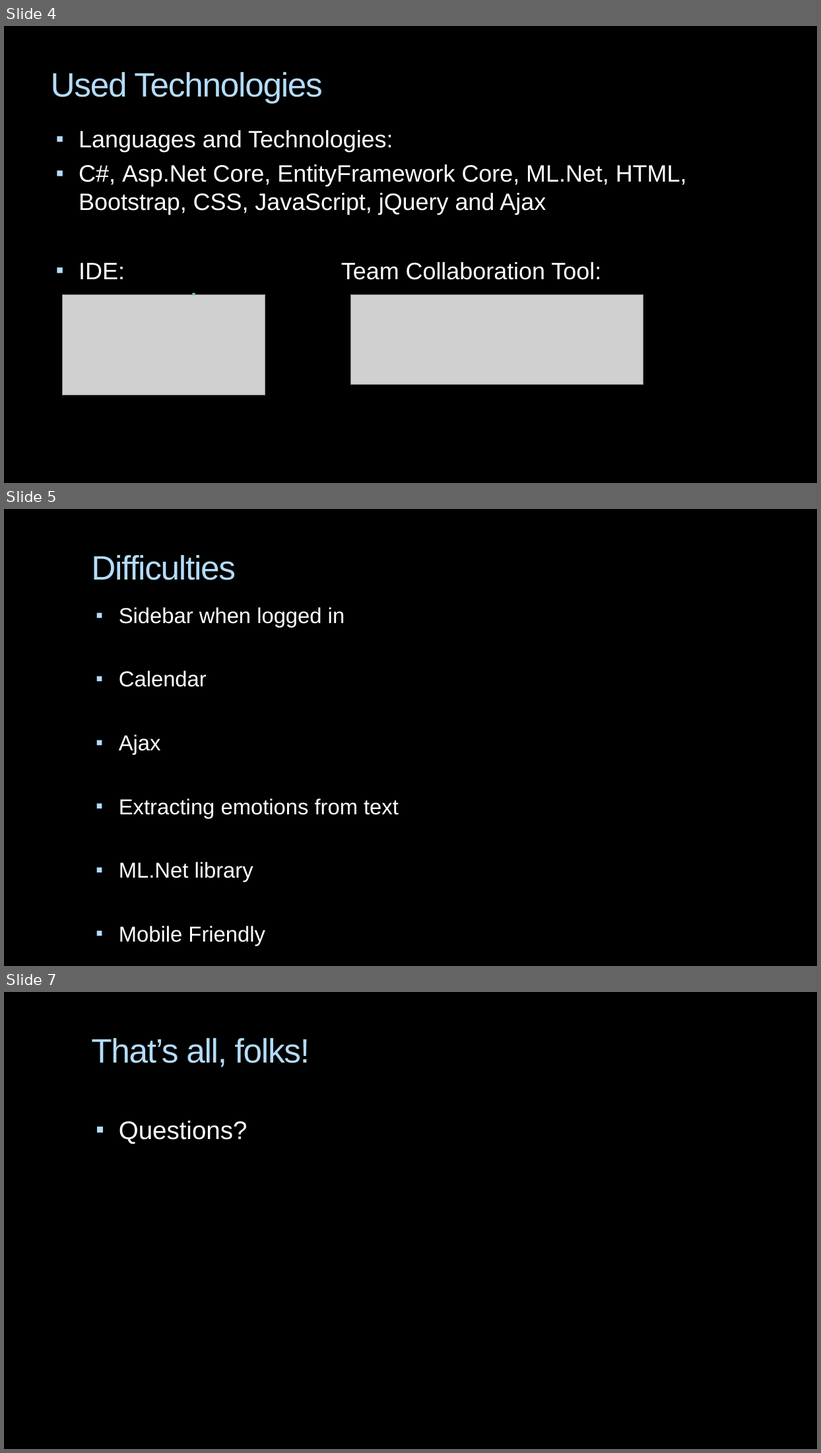
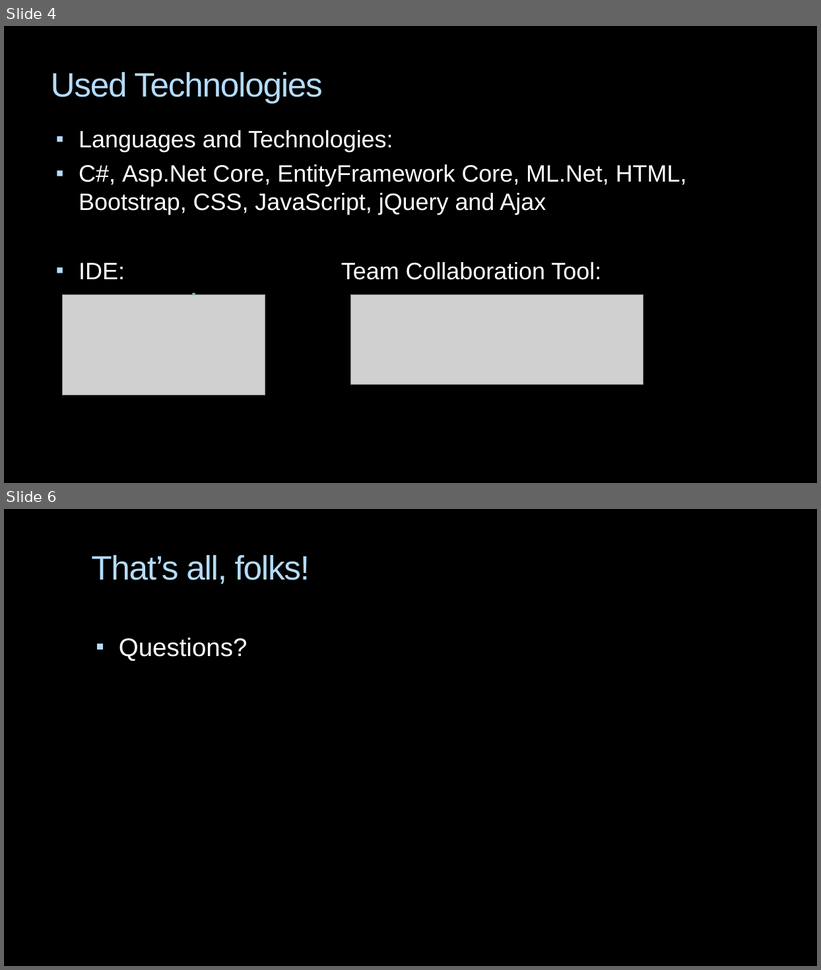
Before and after one commit to GenchoBG/SmartDiary, a slide deck: IntelliMood.pptx. Shown one above the other, each under a label of ours: slides 4, 5 and 7 before the commit, slides 4 and 6 after it; the slides between them are not shown. The pictures are 821x1453 and 821x970 pixels, drawn with LibreOffice and Linux fonts; fonts in the diff are those of the drawing; grey boxes stand for pictures; background and template pictures are left out. Boxes give left, top, right and bottom in pixels: in the first picture for what was removed or moved away, otherwise in the second. Text is boxed around its words. In the diff, an @@ line names an element or a change of style, - is before the commit and + after.

```diff
--- a/IntelliMood.pptx
+++ b/IntelliMood.pptx
@@ slide 5 removed at [4, 509, 817, 966], background picture (left out) @@
@@ title removed at [91, 555, 236, 580] @@
-Difficulties
@@ text removed at [119, 607, 399, 947] @@
-▪ Sidebar when logged in
-▪ Calendar
-▪ Ajax
-▪ Extracting emotions from text
-▪ ML.Net library
-▪ Mobile Friendly
@@ what was slide 7 is now slide 6 @@
```
Also in this commit, not shown: 2 slides changed.
